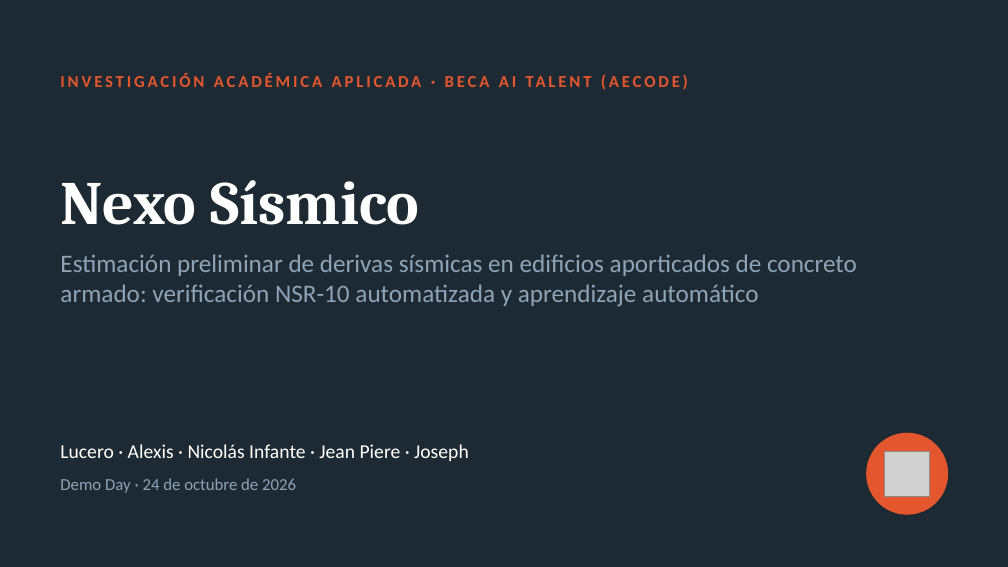
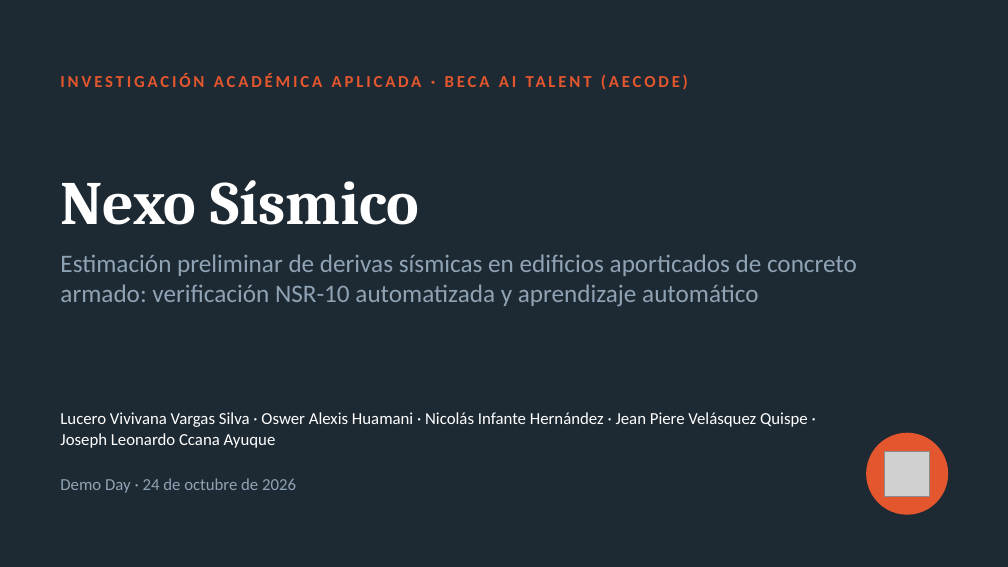
Before and after one commit to nexo-sismico/Nexo_simico_colab, a slide deck: slide 1 of 04 Entregables/Presentacion/Presentacion_Nexo_Sismico.pptx. Drawn at 1008x567 pixels with LibreOffice and Linux fonts; fonts in the diff are those of the drawing; grey boxes stand for pictures. Boxes give left, top, right and bottom in pixels: in the first picture for what was removed or moved away, otherwise in the second. Text is boxed around its words. In the diff, an @@ line names an element or a change of style, - is before the commit and + after.

```diff
--- a/04 Entregables/Presentacion/Presentacion_Nexo_Sismico.pptx
+++ b/04 Entregables/Presentacion/Presentacion_Nexo_Sismico.pptx
@@ text at box(60, 412, 808, 448): text changed; size 14 to 12 pt @@
-Lucero · Alexis · Nicolás Infante · Jean Piere · Joseph
+Lucero Vivivana Vargas Silva · Oswer Alexis Huamani · Nicolás Infante Hernández · Jean Piere Velásquez Quispe · Joseph Leonardo Ccana Ayuque
```
Also in this commit, not shown: 1 other slide changed, 34 other files.
